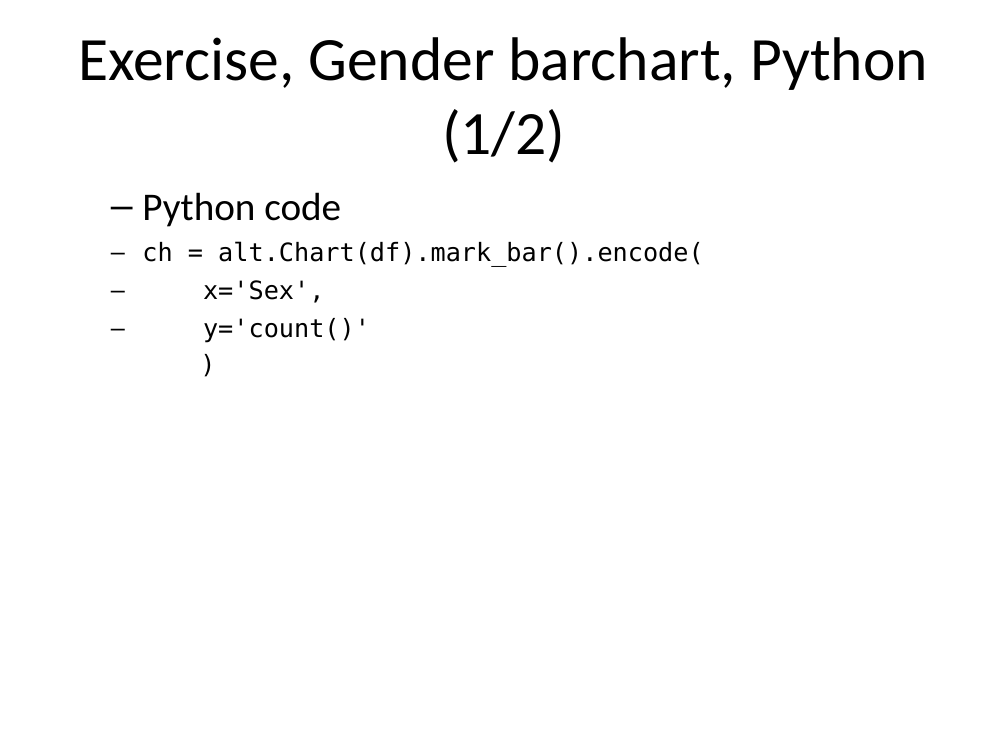
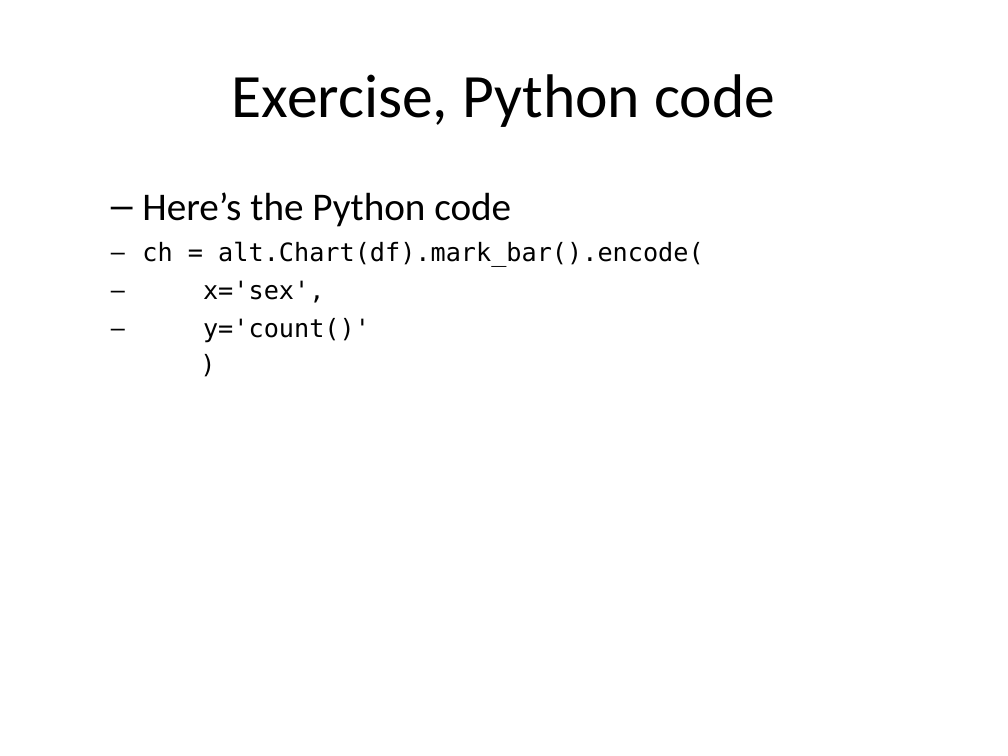
Before and after one commit to pmean/data-visualization, a slide deck: slide 3 of data-viz-02/component/exercise-gender-barchart.pptx. Drawn at 1008x756 pixels with LibreOffice and Linux fonts; fonts in the diff are those of the drawing. Boxes give left, top, right and bottom in pixels: in the first picture for what was removed or moved away, otherwise in the second. Text is boxed around its words. In the diff, an @@ line names an element or a change of style, - is before the commit and + after.

```diff
--- a/data-viz-02/component/exercise-gender-barchart.pptx
+++ b/data-viz-02/component/exercise-gender-barchart.pptx
@@ title at (x1=232, y1=74, x2=775, y2=127): text changed @@
-Exercise, Gender barchart, Python (1/2)
+Exercise, Python code
@@ text at (x1=142, y1=192, x2=703, y2=343): text changed @@
-  – Python code
-ch = alt.Chart(df).mark_bar().encode(
-x='Sex',
-y='count()'
-)
+  – Here’s the Python code
+ch = alt.Chart(df).mark_bar().encode(
+x='sex',
+y='count()'
+)
```
Also in this commit, not shown: 3 other slides changed, 1 slide added, 2 slides removed, 38 other files.
